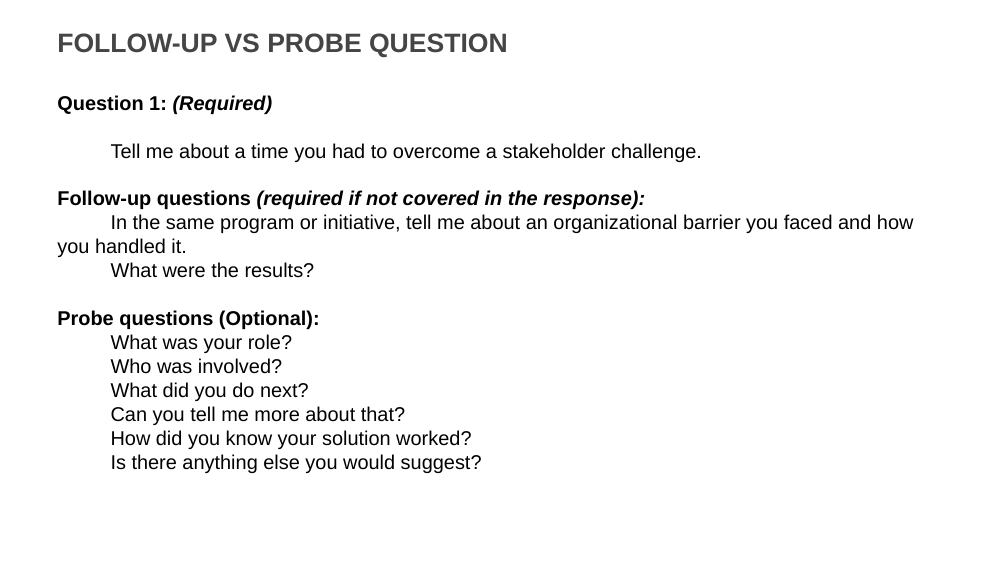
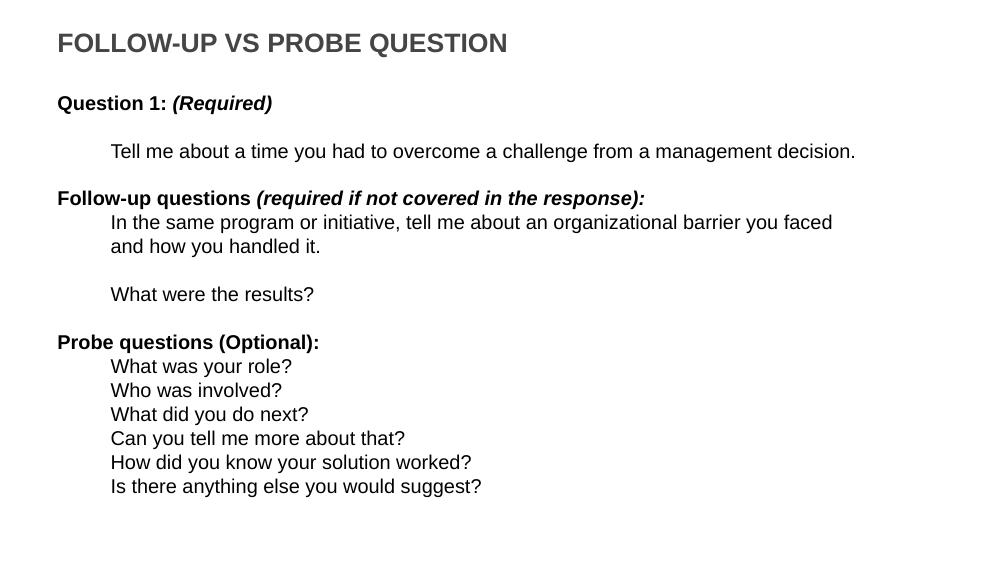
Before and after one commit to usds/SME-QA-Website, a slide deck: slide 9 of toolkit/assessments/phone-interview-training-presentation.pptx. Drawn at 1008x567 pixels with LibreOffice and Linux fonts; fonts in the diff are those of the drawing. Boxes give left, top, right and bottom in pixels: in the first picture for what was removed or moved away, otherwise in the second. Text is boxed around its words. In the diff, an @@ line names an element or a change of style, - is before the commit and + after.

```diff
--- a/toolkit/assessments/phone-interview-training-presentation.pptx
+++ b/toolkit/assessments/phone-interview-training-presentation.pptx
@@ title at box(57, 33, 856, 497): text changed @@
-FOLLOW-UP VS PROBE QUESTION
-Question 1: (Required)
-Tell me about a time you had to overcome a stakeholder challenge.
-Follow-up questions (required if not covered in the response):
-In the same program or initiative, tell me about an organizational barrier you faced and how you handled it.
-What were the results?
-Probe questions (Optional):
-What was your role?
-Who was involved?
-What did you do next?
-Can you tell me more about that?
-How did you know your solution worked?
-Is there anything else you would suggest?
+FOLLOW-UP VS PROBE QUESTION
+Question 1: (Required)
+Tell me about a time you had to overcome a challenge from a management decision.
+Follow-up questions (required if not covered in the response):
+In the same program or initiative, tell me about an organizational barrier you faced
+and how you handled it.
+What were the results?
+Probe questions (Optional):
+What was your role?
+Who was involved?
+What did you do next?
+Can you tell me more about that?
+How did you know your solution worked?
+Is there anything else you would suggest?
```
Also in this commit, not shown: 4 other slides changed.
